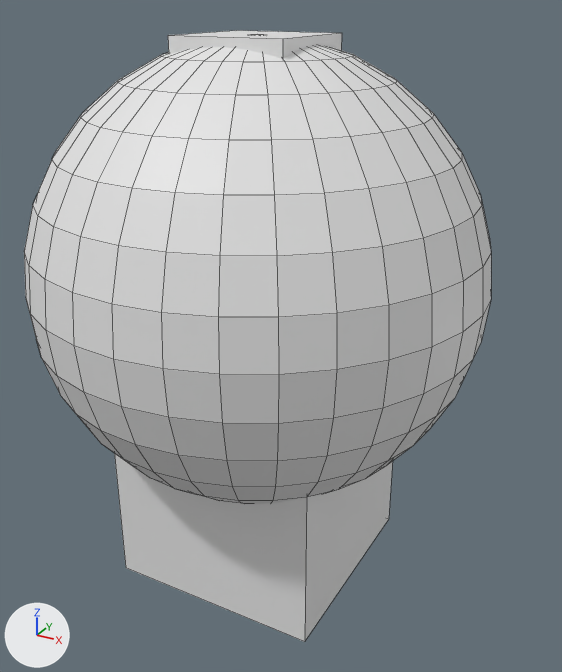
A saved change to the Blender file assets/Cube.blend.
Before and after are seen from a 50 mm lens placed at (1.67, -2.84, 2.14), pointed at (0.09, 0.02, 0.71). Lighting does not change. The marker at lower left points along +X, +Y and +Z. Mesh edges are drawn as thin lines.
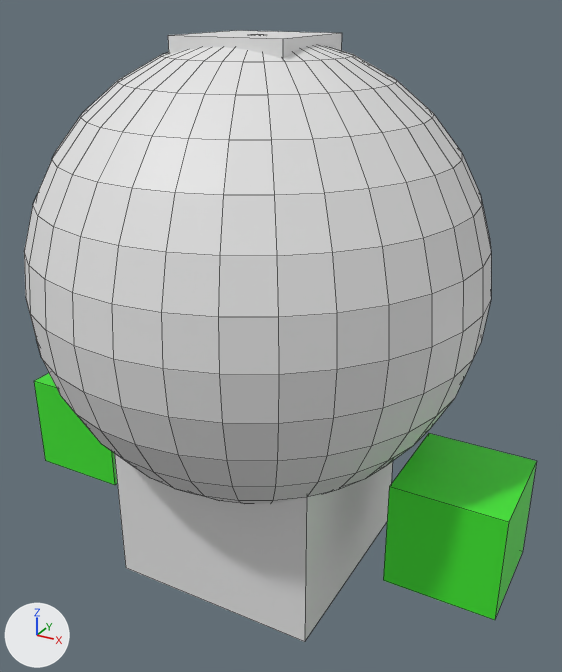
Pixel boxes [x1, y1, x2, y2] of what changed, in the pictures (562 x 672 px):
'Cube', reshaped
    before: [114, 453, 393, 642]
    after: [34, 373, 537, 642]
part 1 of me_cube, added (green)
    after: [34, 373, 117, 485]
part 2 of me_cube, added (green)
    after: [383, 433, 537, 620]

The change, as a diff of the scene's bpy script:
```diff
--- a/assets/Cube.blend.py
+++ b/assets/Cube.blend.py
@@ mat_material_001 @@
+mat_material_001 = principled_material('Material.001')
+mat_material_001.base_color = (0.0496, 0.8, 0.028)  # green #3fe72f
@@ me_cube @@
 me_cube.from_pydata(...)  # 8 vertices, 6 faces; spans x -0.5..0.5, y -0.5..0.5, z -0.5..0.5
 # used by ob_cube; location = (0.0, 0.0, 0.028)
+# me_cube part 1: a new loose piece, a box spanning x -1.246..-0.754, y -0.246..0.246, z -0.246..0.246, in mat_material_001 (green #3fe72f)
+# me_cube part 2: a new loose piece, a box spanning x 0.754..1.246, y -0.246..0.246, z -0.246..0.246, in mat_material_001 (green #3fe72f)
 me_cube.materials.append(mat_material)
+me_cube.materials.append(mat_material_001)  # green #3fe72f
```
